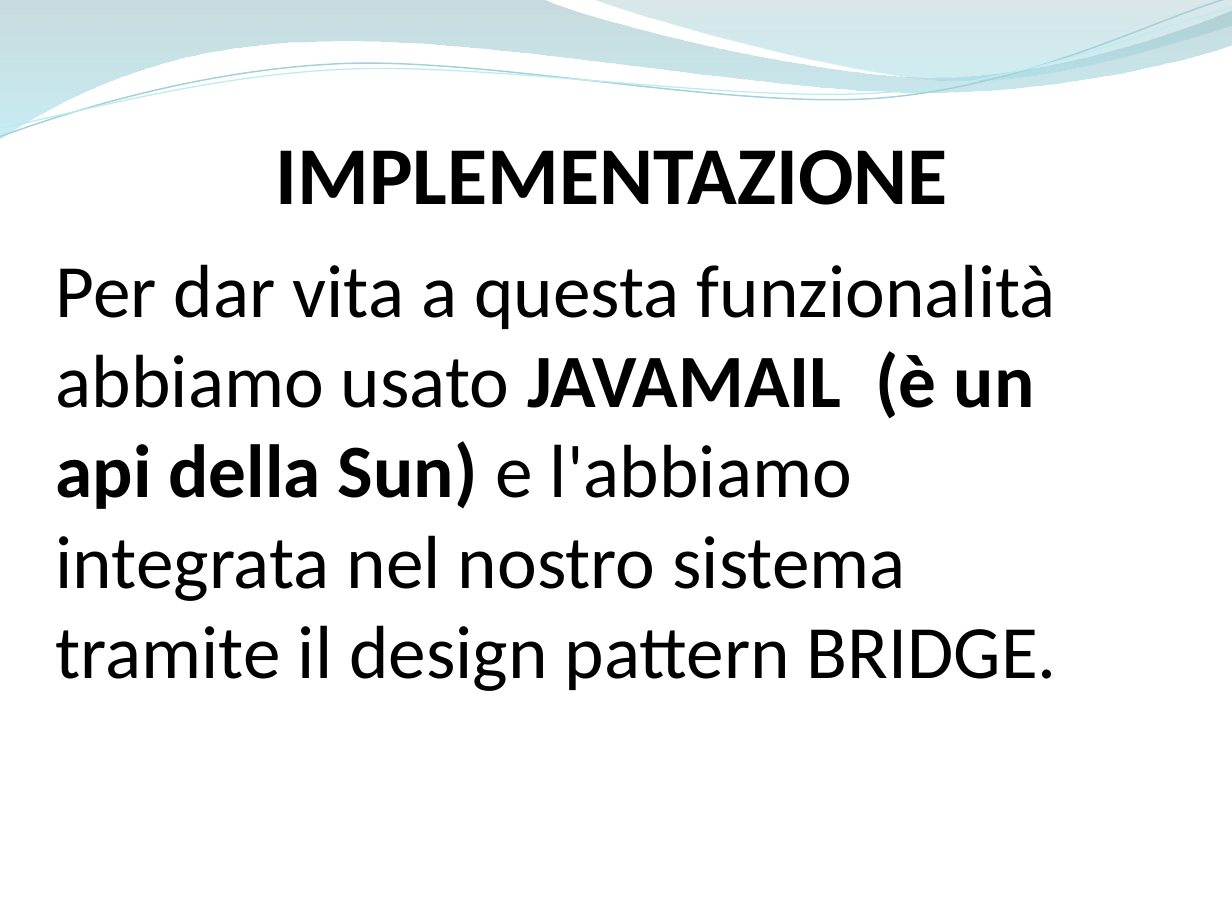
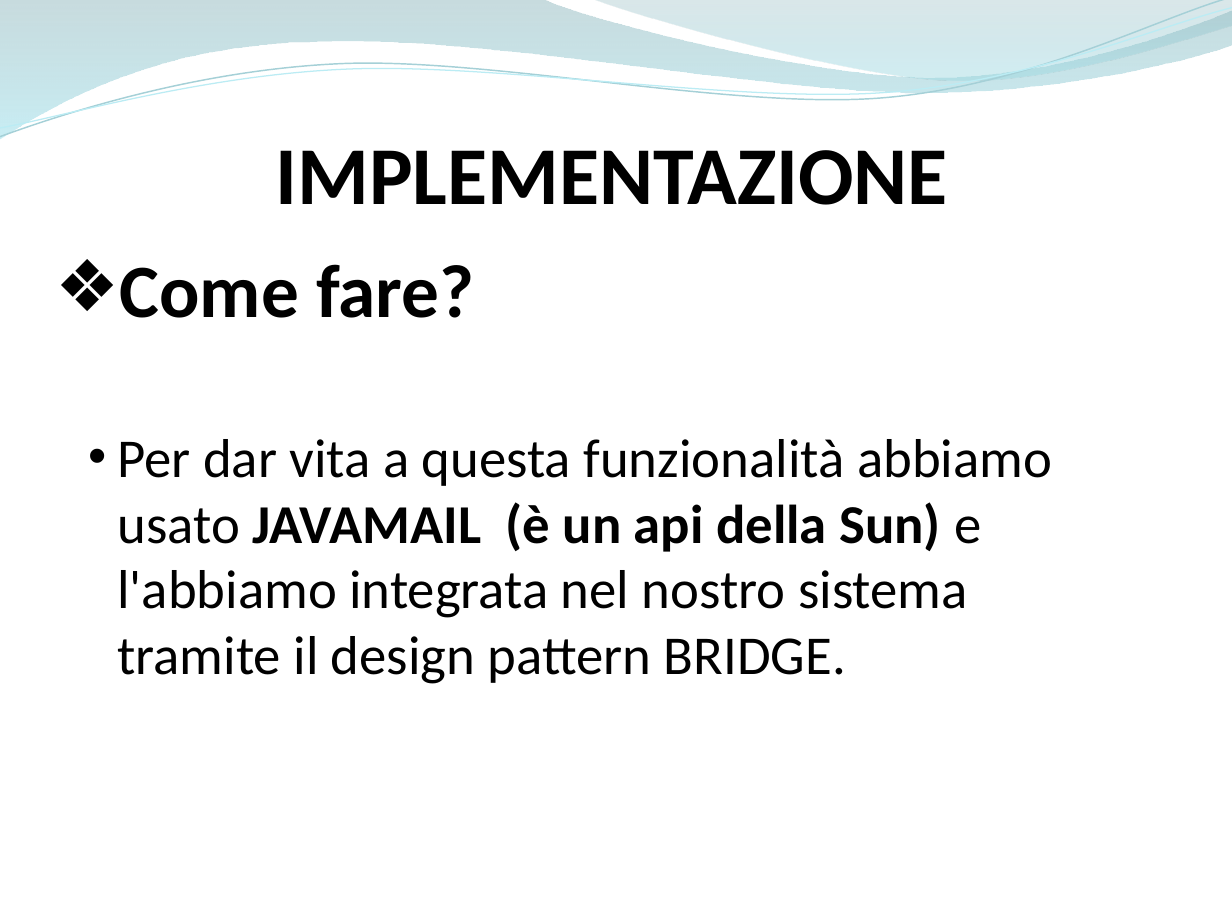
Before and after one commit to ammirate/at-silo, a slide deck: slide 4 of Presentazione/Atsilo1/Bottiglieri/Atsilo_A_GianfrancoB.pptx. Drawn at 1232x924 pixels with LibreOffice and Linux fonts; fonts in the diff are those of the drawing. Boxes give left, top, right and bottom in pixels: in the first picture for what was removed or moved away, otherwise in the second. Text is boxed around its words. In the diff, an @@ line names an element or a change of style, - is before the commit and + after.

```diff
--- a/Presentazione/Atsilo1/Bottiglieri/Atsilo_A_GianfrancoB.pptx
+++ b/Presentazione/Atsilo1/Bottiglieri/Atsilo_A_GianfrancoB.pptx
@@ text at (x1=120, y1=264, x2=474, y2=318): paragraph added @@
+❖ Come fare?
@@ text at (x1=117, y1=439, x2=1052, y2=684): size 44 to 32 pt; bullet none to •; list level 1 to 2 in "Per dar vita a questa ..." @@
```
Also in this commit, not shown: 4 other slides changed.
